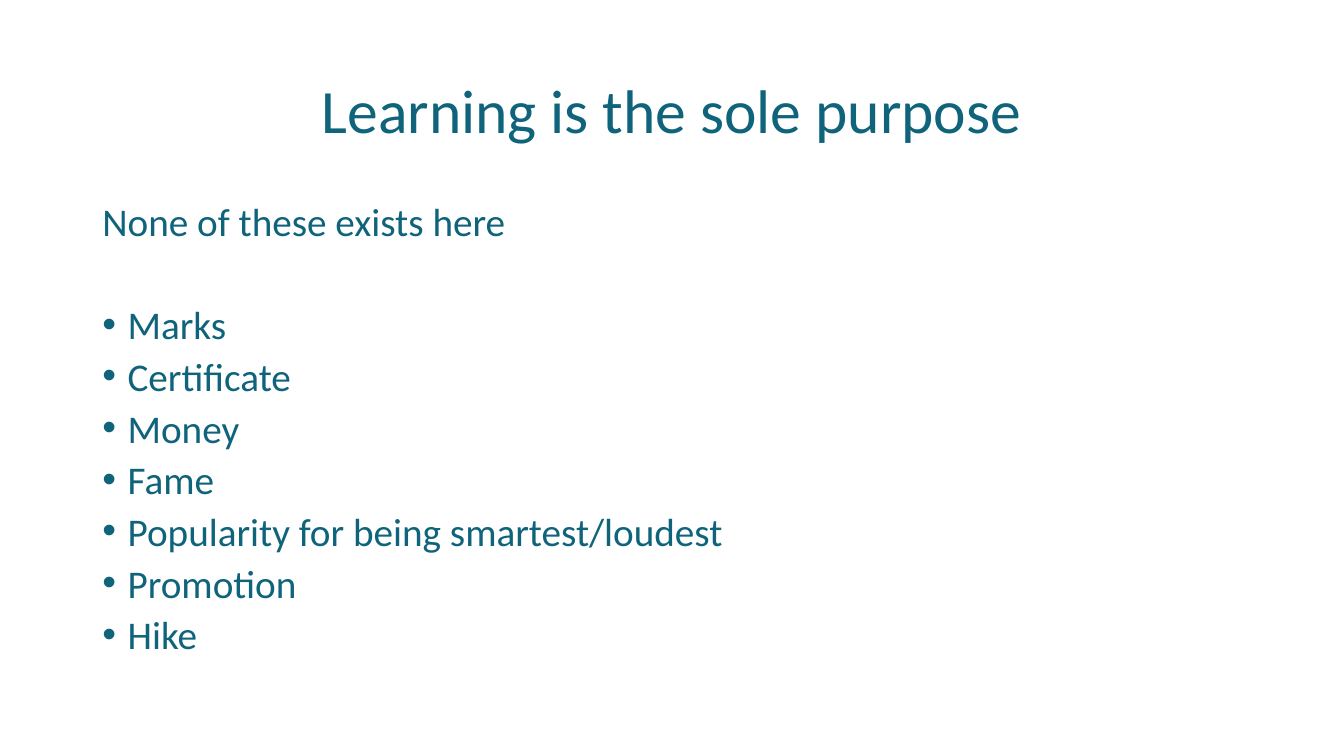
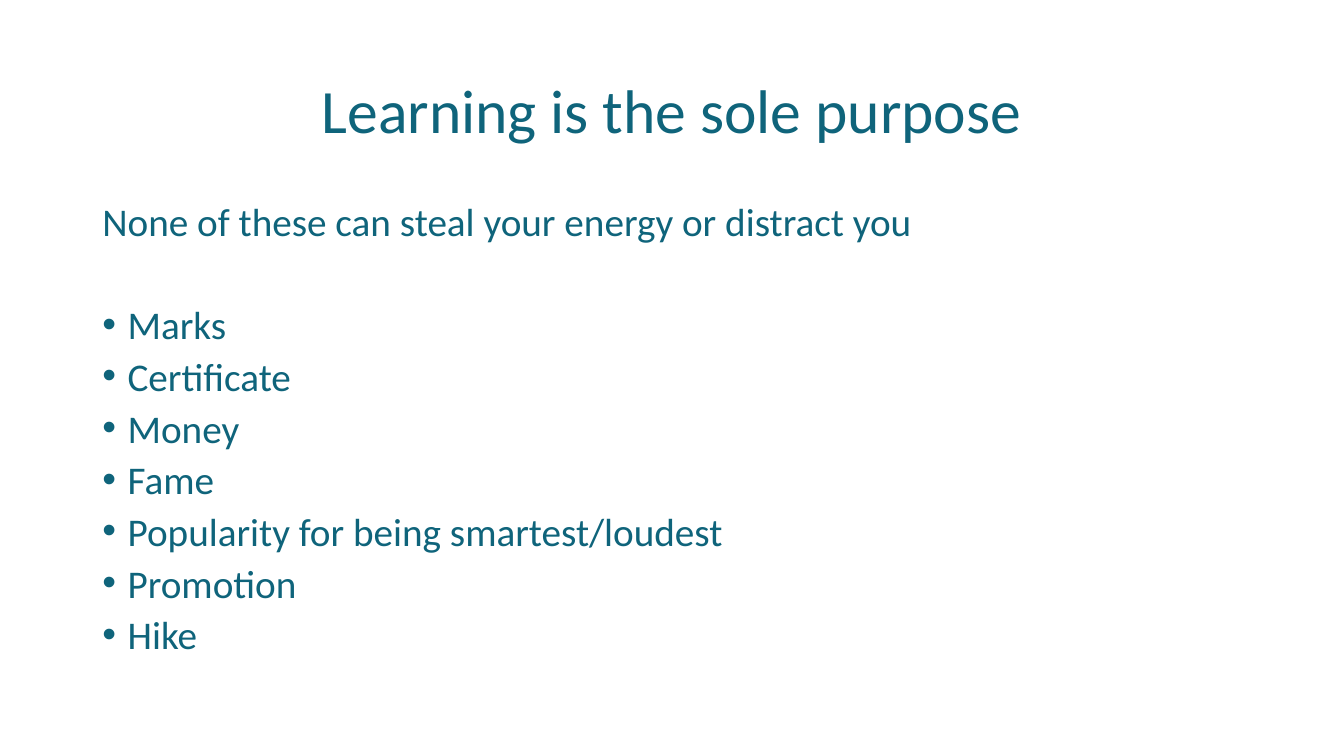
Before and after one commit to uday87j/teach_python, a slide deck: slide 5 of fundamentals/Preamble.pptx (slide 3 before the commit). Drawn at 1344x756 pixels with LibreOffice and Linux fonts; fonts in the diff are those of the drawing. Boxes give left, top, right and bottom in pixels: in the first picture for what was removed or moved away, otherwise in the second. Text is boxed around its words. In the diff, an @@ line names an element or a change of style, - is before the commit and + after.

```diff
--- a/fundamentals/Preamble.pptx
+++ b/fundamentals/Preamble.pptx
@@ text at bbox=[102, 208, 911, 243]: text changed @@
-None of these exists here
+None of these can steal your energy or distract you
```
Also in this commit, not shown: 2 other slides changed, 3 slides added.
